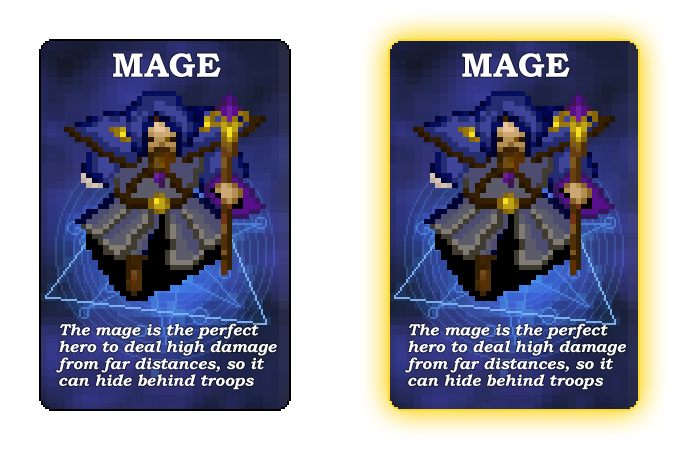
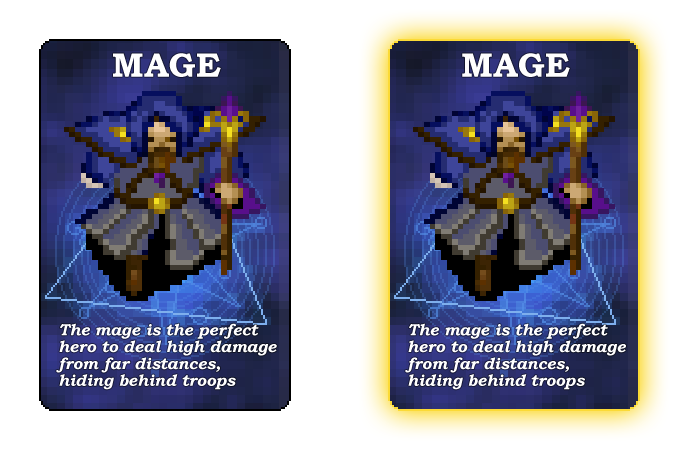
Before/after of a 680×450 layered artwork. What changed in the layer stack:
renamed "The mage is the perfect hero to deal high damage from far dista copia" to "The mage is the perfect hero to deal high damage from far dista", painted on it over 407, 356, 614, 390
painted on "The mage is the perfect hero to deal high damage from far dista" (2nd of 2, in "Standby") over 59, 357, 264, 390
